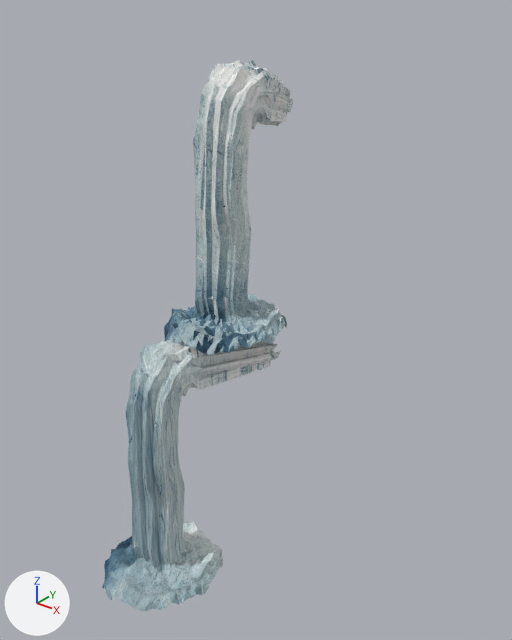
One commit to the FBX model Unity prosjekt/Assets/Models/is_vannfoss.FBX: the scene before it, then after it.
Both versions are drawn from a 50 mm lens placed at (6.94, -7.39, 4.9), pointed at (0.74, 0.37, 0.09). The axes (+X, +Y, +Z) are drawn at lower left. The lights are the same throughout. Where no turn or scale is listed for an object, it has been applied to the vertices.

The first picture shows 'RingWave001', 'RingWave002', 'icepart'.
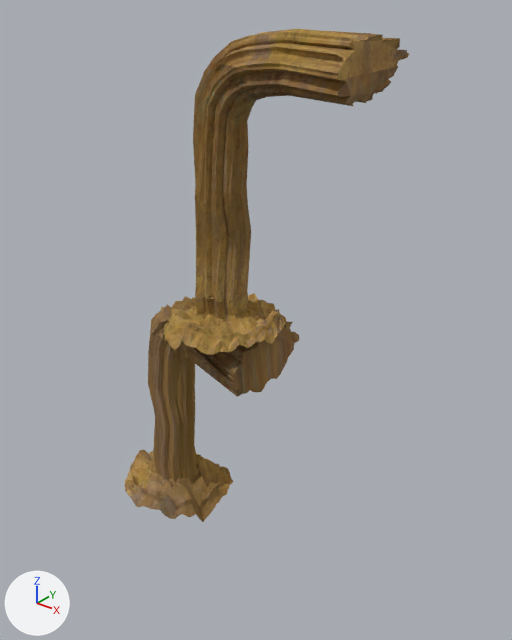
The edits, one by one:
Picture 'sc16-Weatherd_Brass.jpg' (img_sc16_weatherd_brass_jpg) is new.
Material '04 - Default' (mat_04___default) is new.
Its texture is img_sc16_weatherd_brass_jpg.
Its roughness is 0.859.
me_mesh_002 has 93 vertices, 58 faces and spans x -0.141..0.341, y -0.461..0.481, z -0.038..0.499.
me_mesh_002 no longer uses material mat_01___default (picture img_metal_texture_wallpaper_jpg).
me_mesh_002 now uses material mat_04___default (picture img_sc16_weatherd_brass_jpg).
me_mesh is used by ob_ringwave001; location (0.04, 0.4, 0.0).
me_mesh had 3828 vertices, 7678 faces and spanned x -1.03..1.03, y -1.05..1.3, z -0.56..3.82.
me_mesh now has 4356 vertices, 8730 faces and spans x -1.03..2.34, y -1.05..1.37, z -0.56..4.29.
me_mesh part 1: 986 vertices moved from x -0.41..0.41, y -0.3..1.14, z 2.78..3.82 to x -0.36..1.44, y -0.34..0.86, z 3.02..4.23; 290 vertices removed from x -0.46..0.46, y 0.44..1.3, z 2.79..3.75; 490 vertices added at x -0.11..2.34, y -0.58..1.37, z 3.16..4.29.
me_mesh part 2: 1922 kept faces spanning x -0.41..1.44, y -0.34..0.82, z 2.62..4.23 get new texture (UV) coordinates.
me_mesh part 3: 6811 faces spanning x -1.03..1.44, y -1.05..1.02, z -0.56..4.23 switch from mat_01___default (picture img_metal_texture_wallpaper_jpg) to mat_04___default (picture img_sc16_weatherd_brass_jpg).
me_mesh_001 has 1920 vertices, 1841 faces and spans x -103.0..103.0, y -105.0..229.0, z -56.0..382.0.
me_mesh_001 no longer uses material mat_01___default (picture img_metal_texture_wallpaper_jpg).
me_mesh_001 now uses material mat_04___default (picture img_sc16_weatherd_brass_jpg).
Object 'RingWave002' (ob_ringwave002) moves from (0.04, -1.32, -3.84) to (-1.29, 0.43, -3.86).
Object 'RingWave002' (ob_ringwave002) turns from (0, 0, 0) to (0, 0, -90) degrees about x, y and z.

Changed parts and their boxes (x1, y1, x2, y2) in the pictures (512 x 640 px; the box of a moved part takes in the faces that stretch with it):
'RingWave001', reshaped (89% wider, 10% taller)
    before: (164, 60, 294, 355)
    after: (163, 29, 409, 355)
'RingWave002', recoloured, moved, turned
    before: (102, 338, 281, 611)
    after: (125, 296, 300, 522)
'icepart', recoloured (blue to brown)
    both: (202, 295, 229, 325)
part 1 of me_mesh, moved or reshaped
    before: (215, 60, 294, 145)
    after: (215, 29, 409, 145)
part 2 of me_mesh, surface changed (grey to brown)
    before: (193, 60, 282, 148)
    after: (193, 33, 289, 148)
part 3 of me_mesh, recoloured (grey to brown)
    both: (164, 138, 287, 355)
